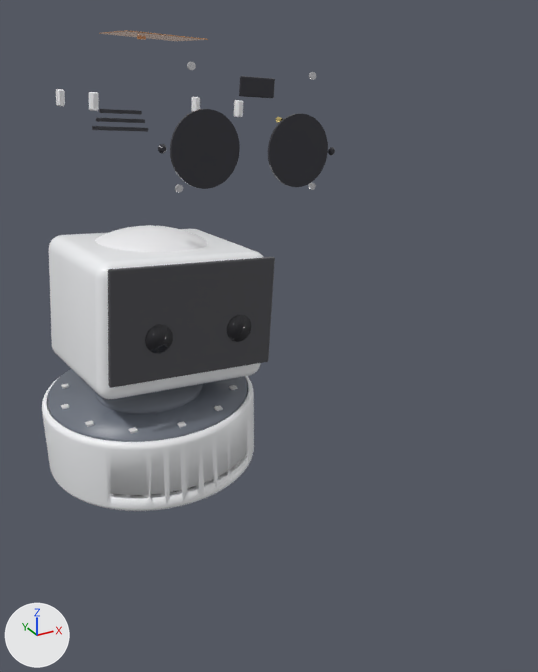
Before and after pictures for a commit that changed the Blender file cad/aura_assembly.blend.
The view is the same before and after, from a 50 mm lens placed at (-117.0, -349.0, 231.0), pointed at (43.0, -58.0, 85.0). The lights are fixed; the arrows at lower left show +X, +Y and +Z. The first picture is the older version.

Objects in the first picture: 'AURA_Magnetic_Face_Visor', 'AURA_Skull_Cap_Dome', 'AURA_Skull_Frame', 'AURA_Torso_Chassis_Base', 'Internal_Neck_Servo_Bracket', 'Turntable_608ZZ_Bearing_Assembly', 'Visor_Bezel_Ring_Left', 'Visor_Bezel_Ring_Right' and 18 more.
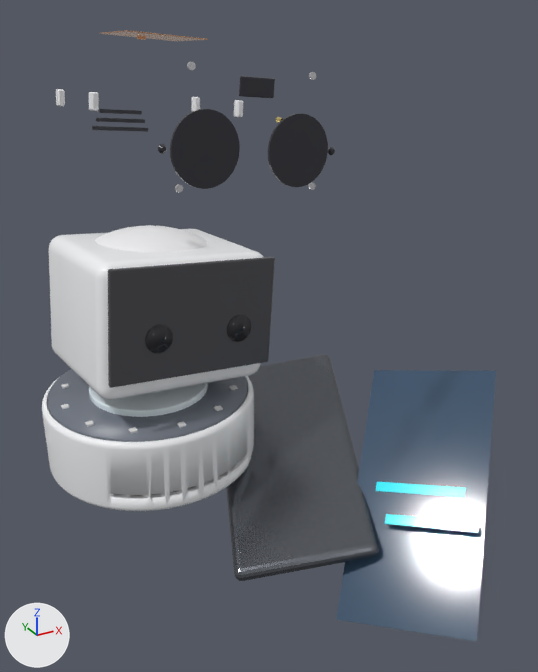
The change in detail:
Material 'Mat_UI_Accent_Cyan' (mat_mat_ui_accent_cyan) is new.
Its base color is (0.0, 0.85, 0.95) (cyan #00edf9).
Its roughness is 0.1.
Material 'Mat_Phone_Body_Titanium' (mat_mat_phone_body_titanium) is new.
Its base color is (0.15, 0.16, 0.18) (grey #6c6f76).
Its metallic is 0.9.
Its roughness is 0.25.
Material 'Mat_Phone_Screen_UI' (mat_mat_phone_screen_ui) is new.
Its base color is (0.04, 0.08, 0.14) (dark blue #385069).
Its roughness is 0.1.
Material 'Mat_Frosted_Halo_PETG' (mat_mat_frosted_halo_petg) is new.
Its base color is (0.85, 0.95, 1.0) (white #edf9ff).
Its roughness is 0.15.
Mesh me_cube_067 is new.
It is a box spanning x -0.5..0.5, y -0.5..0.5, z -0.5..0.5.
It uses material mat_mat_ui_accent_cyan (cyan #00edf9).
Mesh me_cube_064 is new.
It is a box spanning x -36.0..36.0, y -71.0..71.0, z -3.9..3.9.
It uses material mat_mat_phone_body_titanium (grey #6c6f76).
Mesh me_cube_065 is new.
It is a box spanning x -0.5..0.5, y -0.5..0.5, z -0.5..0.5.
It uses material mat_mat_phone_screen_ui (dark blue #385069).
Mesh me_cylinder_058 is new.
It is a 48-sided cylinder along z spanning x -32.0..32.0, y -32.0..32.0, z -2.9..2.9.
It uses material mat_mat_frosted_halo_petg (white #edf9ff).
Object 'Phone_UI_Slider_2' (ob_phone_ui_slider_2) is new; it shows me_cube_067.
Its parent is ob_phone_device_body.
Its location is (62.0, -45.0, 9.3).
Its rotation in degrees is (18, -10, -25).
Its scale is (45.0, 5.0, 0.4).
Object 'Phone_Device_Body' (ob_phone_device_body) is new; it shows me_cube_064.
Its location is (62.0, -45.0, 4.5).
Its rotation in degrees is (18, -10, -25).
It gains a BEVEL modifier named 'Bevel'.
Modifier setting: width = 4.0.
Modifier setting: width_pct = 4.0.
Modifier setting: segments = 4.
Object 'Phone_UI_Slider_1' (ob_phone_ui_slider_1) is new; it shows a copy of me_cube_067.
Its parent is ob_phone_device_body.
Its location is (62.0, -65.0, 9.3).
Its rotation in degrees is (18, -10, -25).
Its scale is (45.0, 5.0, 0.4).
Object 'Phone_Screen_Glass' (ob_phone_screen_glass) is new; it shows me_cube_065.
Its parent is ob_phone_device_body.
Its location is (62.0, -45.0, 8.8).
Its rotation in degrees is (18, -10, -25).
Its scale is (66.0, 134.0, 0.6).
Object 'AURA_Halo_Diffuser_Ring' (ob_aura_halo_diffuser_ring) is new; it shows me_cylinder_058.
Its location is (0.0, 0.0, 41.5).
It gains a BEVEL modifier named 'Bevel'.
Modifier setting: width = 1.2.
Modifier setting: width_pct = 1.2.
Modifier setting: segments = 3.
Modifier setting: profile = 0.7.

Changed parts and their boxes (x1, y1, x2, y2) in the pictures (538 x 672 px):
'Phone_Screen_Glass', added
    after: (336, 370, 496, 642)
'Phone_Device_Body', added
    after: (226, 354, 379, 581)
'AURA_Halo_Diffuser_Ring', added
    after: (89, 383, 208, 417)
'Phone_UI_Slider_1', added
    after: (385, 514, 479, 533)
'Phone_UI_Slider_2', added (cyan)
    after: (376, 482, 466, 498)
'Internal_Neck_Servo_Bracket', unchanged, covered by the edit
    before: (95, 384, 202, 414)
